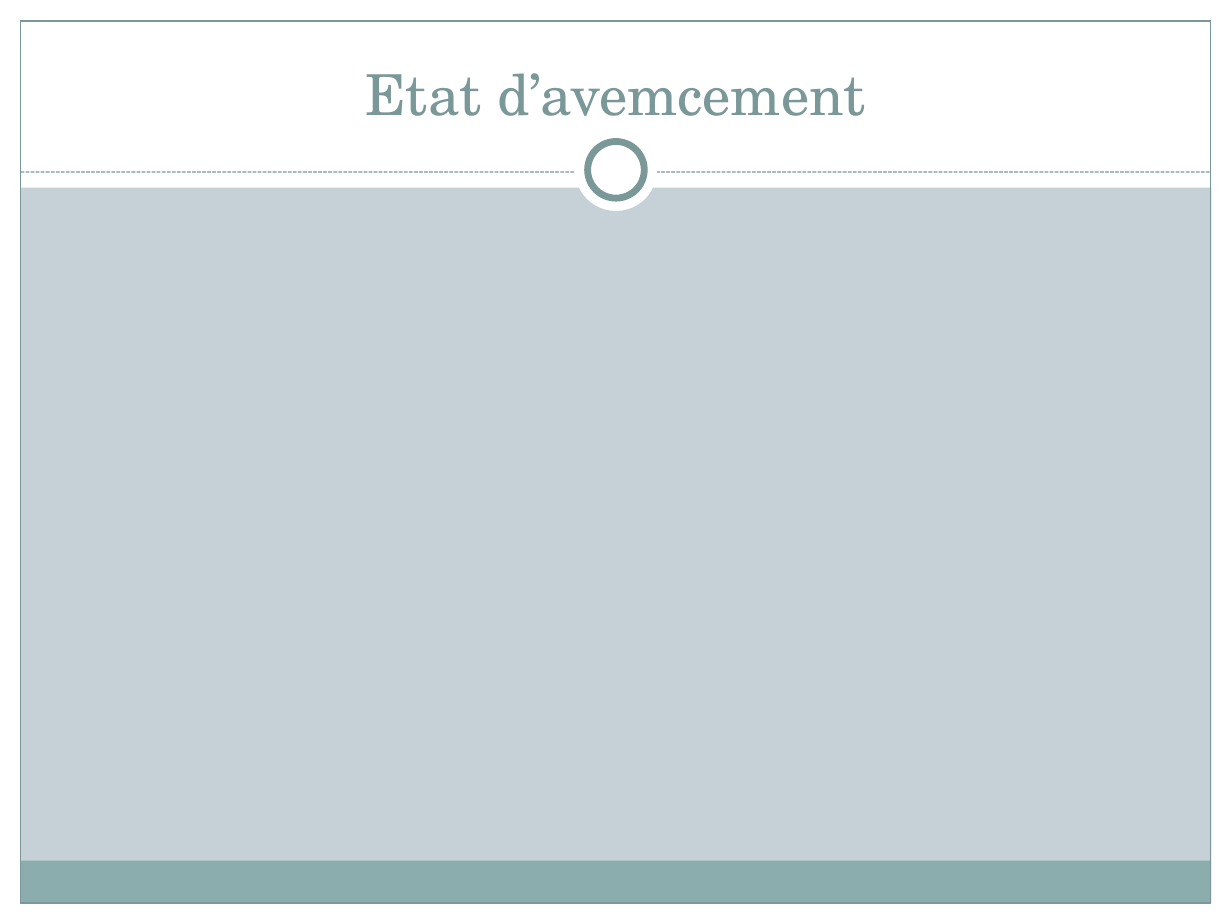
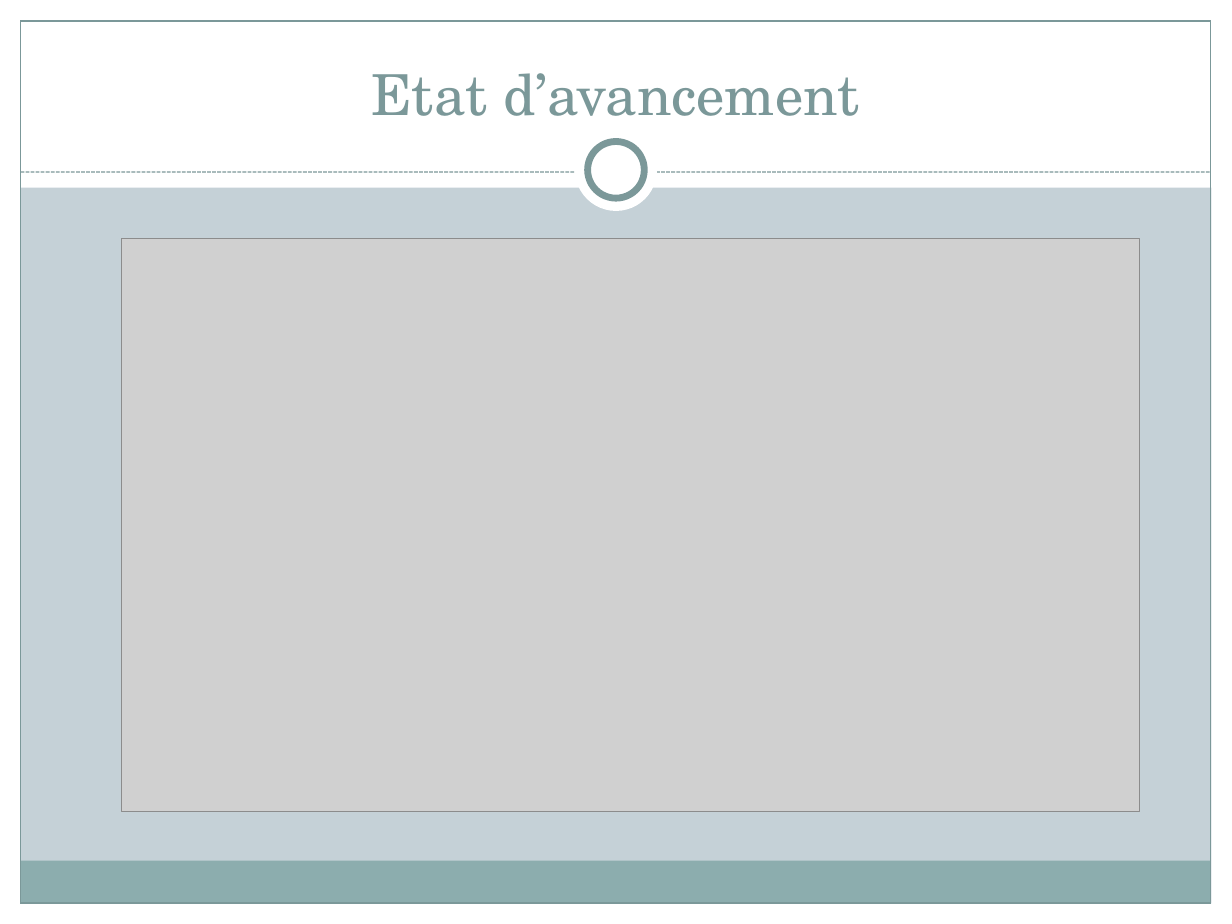
Before and after one commit to Timbobhe/fatal-pds-val, a slide deck: slide 5 of Appli/Méthodologie/Général/Copil/Copil 2/VAL.pptx (slide 4 before the commit). Drawn at 1232x924 pixels with LibreOffice and Linux fonts; fonts in the diff are those of the drawing; grey boxes stand for pictures. Boxes give left, top, right and bottom in pixels: in the first picture for what was removed or moved away, otherwise in the second. Text is boxed around its words. In the diff, an @@ line names an element or a change of style, - is before the commit and + after.

```diff
--- a/Appli/Méthodologie/Général/Copil/Copil 2/VAL.pptx
+++ b/Appli/Méthodologie/Général/Copil/Copil 2/VAL.pptx
@@ title at <box>371,73,860,116</box>: text changed @@
-Etat d’avemcement
+Etat d’avancement
@@ picture added at <box>121,239,1140,812</box> @@
```
Also in this commit, not shown: 5 other slides changed, 1 slide added.
